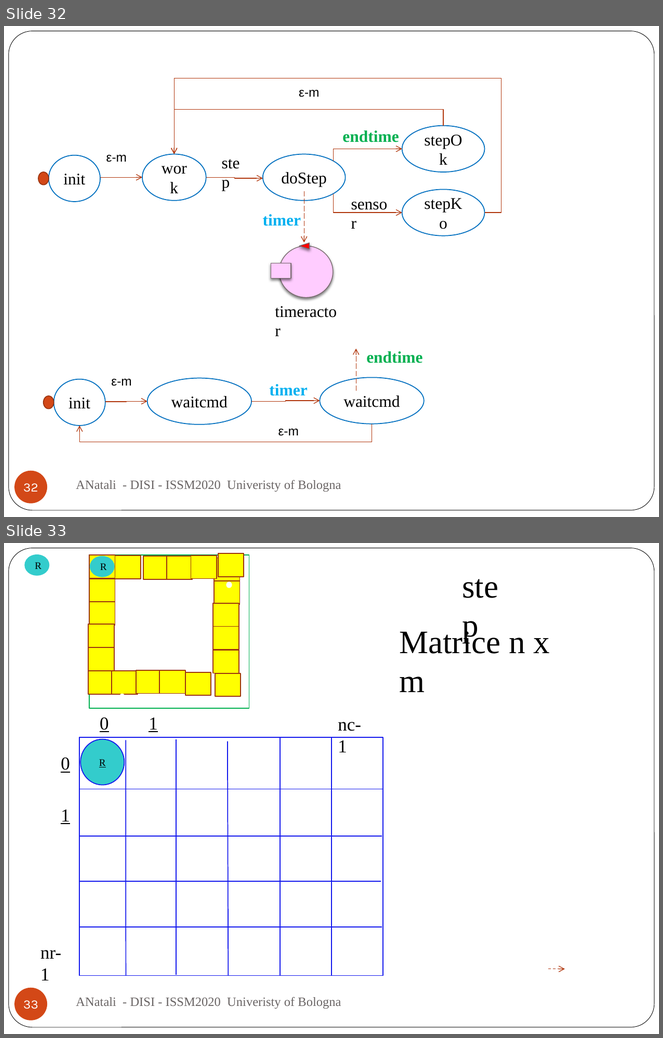
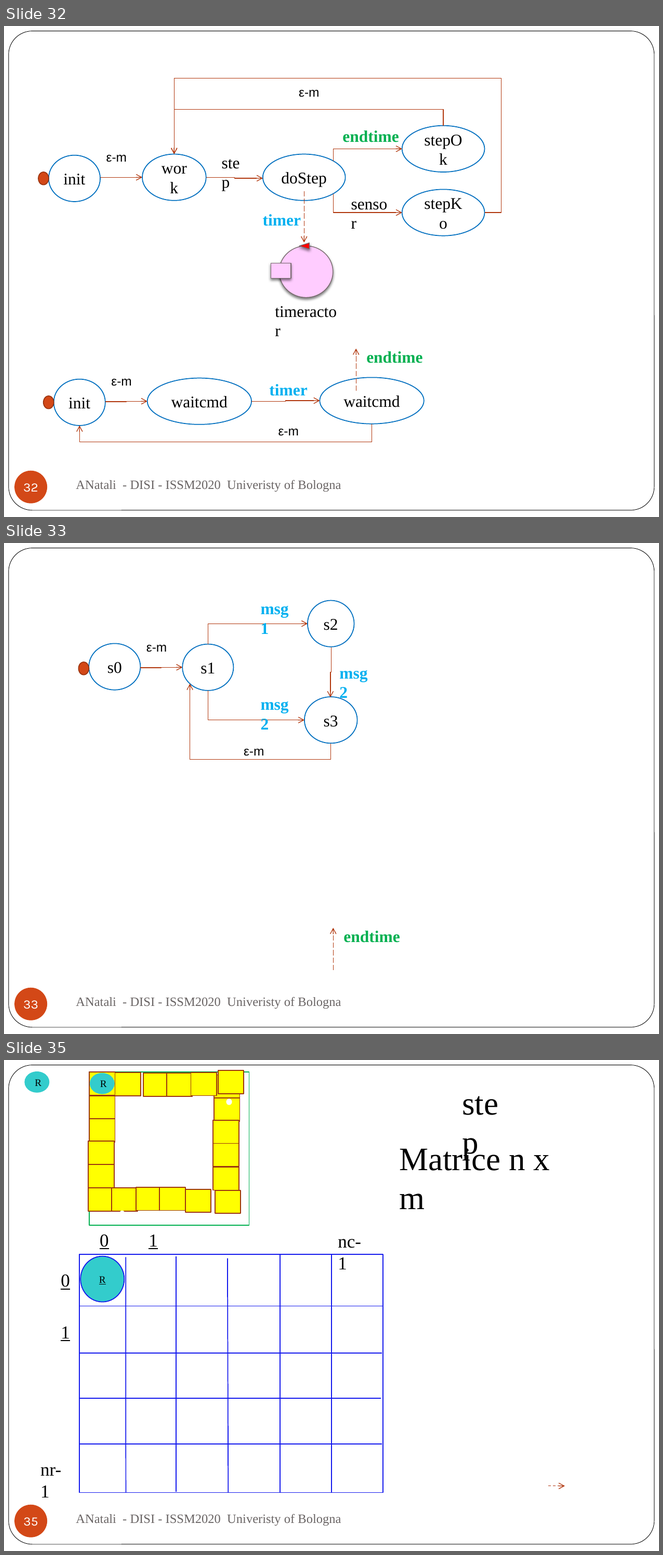
Before and after one commit to anatali/iss2020LabBo, a slide deck: it.unibo.issLabStart/userDocs/ISSM2020.pptx. Shown one above the other, each under a label of ours: slides 32 and 33 before the commit, slides 32, 33 and 35 after it; the slides between them are not shown. The pictures are 663x1038 and 663x1555 pixels, drawn with LibreOffice and Linux fonts; fonts in the diff are those of the drawing. Boxes give left, top, right and bottom in pixels: in the first picture for what was removed or moved away, otherwise in the second. Text is boxed around its words. In the diff, an @@ line names an element or a change of style, - is before the commit and + after.

```diff
--- a/it.unibo.issLabStart/userDocs/ISSM2020.pptx
+++ b/it.unibo.issLabStart/userDocs/ISSM2020.pptx
@@ slide 33 added at <box>4,543,659,1034</box>, background #FFFFFF; not listed: 1 template element that a slide beside it also shows @@
@@ text added at <box>254,595,303,621</box>, 18 pt, text #00B0F0, bold @@
+msg1
@@ ellipse added at <box>307,601,354,647</box>, fill #FFFFFF, outline #0070C0 1 pt, 18 pt, text #000000 @@
+s2
@@ elbow arrow added from (208, 644) to (307, 624), #B1360B 0.75 pt @@
@@ ellipse added at <box>89,644,141,691</box>, fill #FFFFFF, outline #0070C0 1 pt, 18 pt, text #000000 @@
+s0
@@ text added at <box>146,645,167,652</box>, 14 pt, text #000000 @@
+ε-m
@@ ellipse added at <box>182,644,233,691</box>, fill #FFFFFF, outline #0070C0 1 pt, 18 pt, text #000000 @@
+s1
@@ elbow arrow added from (332, 647) to (330, 697), #B1360B 0.75 pt @@
@@ ellipse added at <box>79,662,89,676</box>, fill #D34817, outline #9C3511 1 pt @@
@@ elbow arrow added from (140, 667) to (182, 667), #B1360B 0.75 pt @@
@@ text added at <box>333,659,382,685</box>, 18 pt, text #00B0F0, bold @@
+msg2
@@ elbow arrow added from (331, 744) to (190, 684), #B1360B 0.75 pt @@
@@ elbow arrow added from (208, 691) to (305, 720), #B1360B 0.75 pt @@
@@ text added at <box>254,691,303,717</box>, 18 pt, text #00B0F0, bold @@
+msg2
@@ ellipse added at <box>305,697,358,744</box>, fill #FFFFFF, outline #0070C0 1 pt, 18 pt, text #000000 @@
+s3
@@ text added at <box>244,749,264,756</box>, 14 pt, text #000000 @@
+ε-m
@@ arrow added from (334, 970) to (334, 928), #B1360B 0.75 pt dashed @@
@@ text added at <box>344,931,400,943</box>, 18 pt, text #00B050, bold @@
+endtime
@@ page number added at <box>14,988,47,1021</box>, fill #D34817, 14 pt, text #FFFFFF @@
+33
@@ text added at <box>76,997,341,1009</box>, 14 pt, text #696464 @@
+ANatali - DISI - ISSM2020 Univeristy of Bologna
@@ what was slide 33 is now slide 35 @@
@@ page number at <box>23,1518,38,1526</box>: text changed @@
-33
+35
```
Also in this commit, not shown: 1 other slide added, 7 other files.
